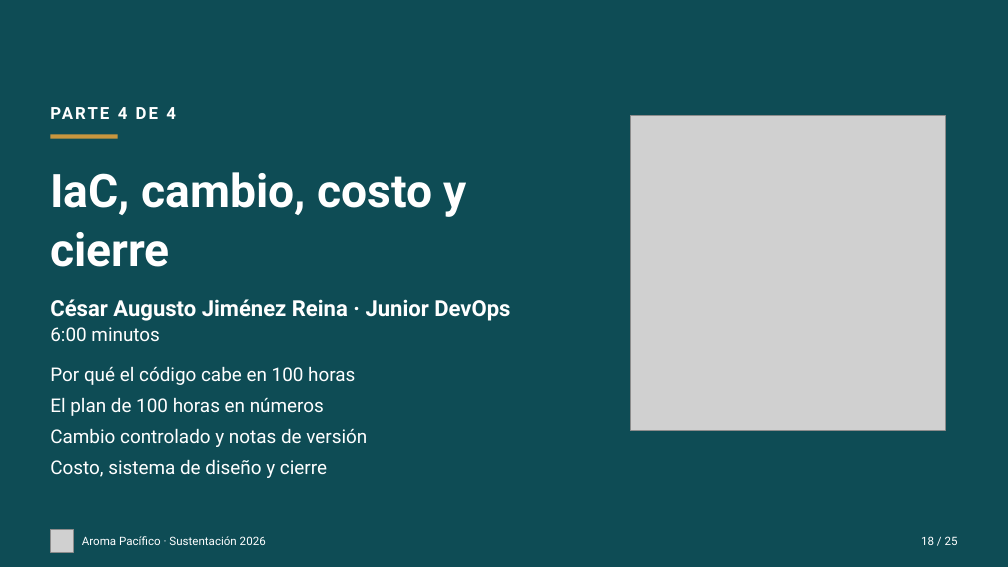
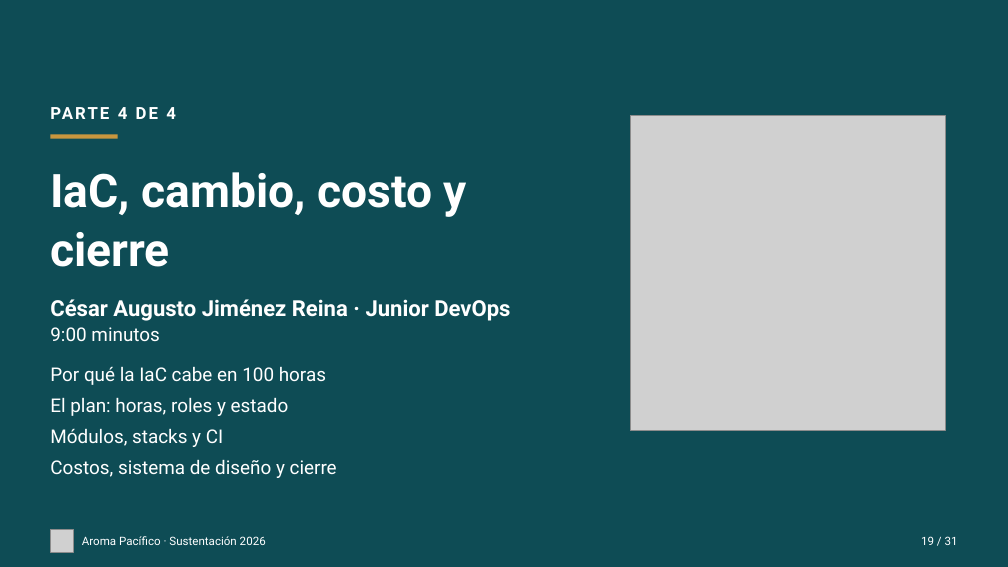
Before and after one commit to aroma-pacifico/aroma-pacifico-presentation, a slide deck: slide 19 of deck/aroma-pacifico-sustentacion.pptx (slide 18 before the commit). Drawn at 1008x567 pixels with LibreOffice and Linux fonts; fonts in the diff are those of the drawing; grey boxes stand for pictures. Boxes give left, top, right and bottom in pixels: in the first picture for what was removed or moved away, otherwise in the second. Text is boxed around its words. In the diff, an @@ line names an element or a change of style, - is before the commit and + after.

```diff
--- a/deck/aroma-pacifico-sustentacion.pptx
+++ b/deck/aroma-pacifico-sustentacion.pptx
@@ text at (50,327,160,341): text changed @@
-6:00 minutos
+9:00 minutos
@@ text at (50,367,337,478): text changed @@
-Por qué el código cabe en 100 horas
-El plan de 100 horas en números
-Cambio controlado y notas de versión
-Costo, sistema de diseño y cierre
+Por qué la IaC cabe en 100 horas
+El plan: horas, roles y estado
+Módulos, stacks y CI
+Costos, sistema de diseño y cierre
@@ text at (921,536,958,545): text changed @@
-18 / 25
+19 / 31
```
Also in this commit, not shown: 24 other slides changed, 6 slides added, 38 other files.
